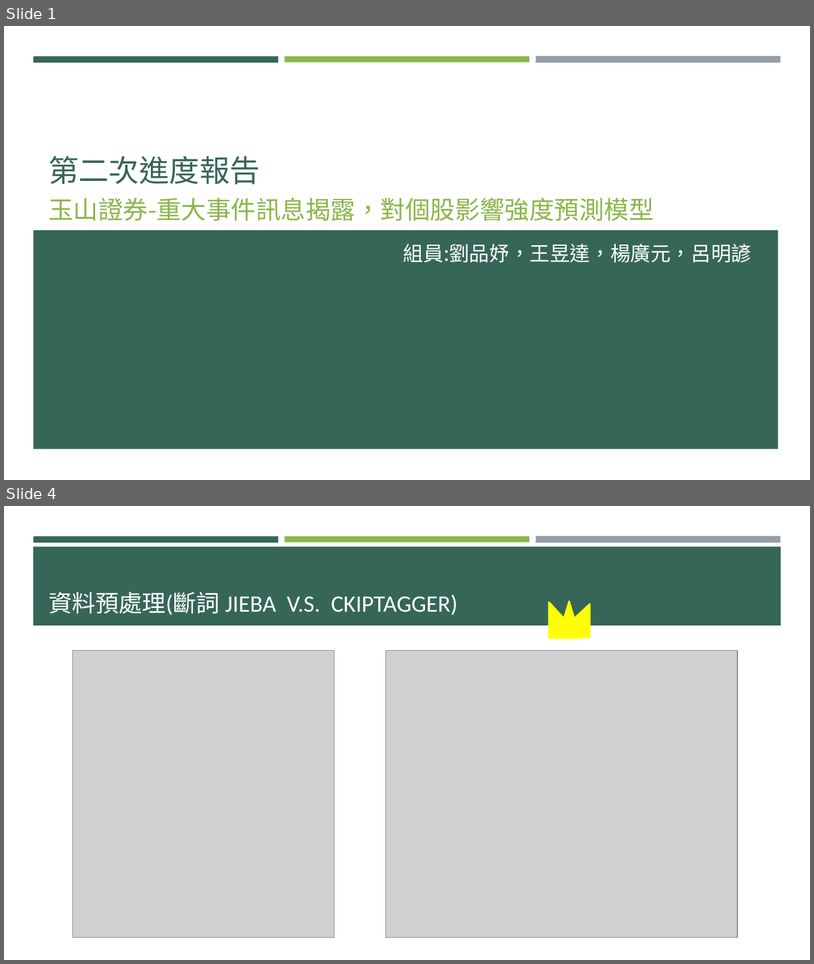
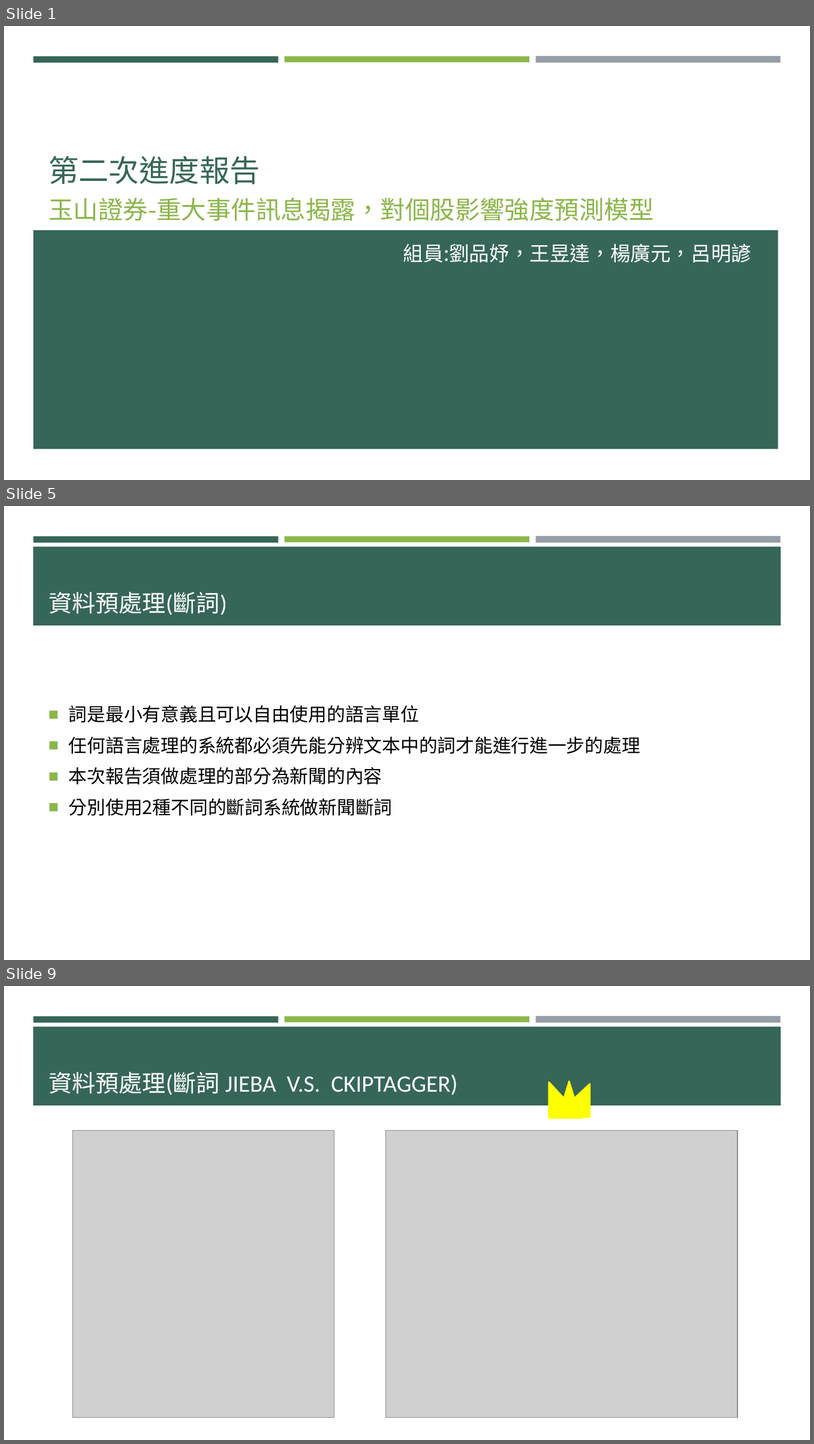
Before and after one commit to p314008dsa/Text-mining, a slide deck: 0610進度報告 .pptx. Shown one above the other, each under a label of ours: slides 1 and 4 before the commit, slides 1, 5 and 9 after it; the slides between them are not shown. The pictures are 814x964 and 814x1444 pixels, drawn with LibreOffice and Linux fonts; fonts in the diff are those of the drawing; grey boxes stand for pictures. Boxes give left, top, right and bottom in pixels: in the first picture for what was removed or moved away, otherwise in the second. Text is boxed around its words. In the diff, an @@ line names an element or a change of style, - is before the commit and + after.

```diff
--- a/0610進度報告 .pptx
+++ b/0610進度報告 .pptx
@@ slide 5 added at bbox=[4, 506, 810, 960], background #FFFFFF; not listed: 4 template elements that a slide beside it also shows @@
@@ title added at bbox=[48, 592, 227, 615], 28 pt, text #FFFFFF @@
+資料預處理(斷詞)
@@ text added at bbox=[69, 705, 641, 816], 22 pt, text #000000 @@
+■ 詞是最小有意義且可以自由使用的語言單位
+■ 任何語言處理的系統都必須先能分辨文本中的詞才能進行進一步的處理
+■ 本次報告須做處理的部分為新聞的內容
+■ 分別使用2種不同的斷詞系統做新聞斷詞
@@ what was slide 4 is now slide 9 @@
```
Also in this commit, not shown: 4 slides changed, 9 other slides added, 1 slide removed, 1 other file.
